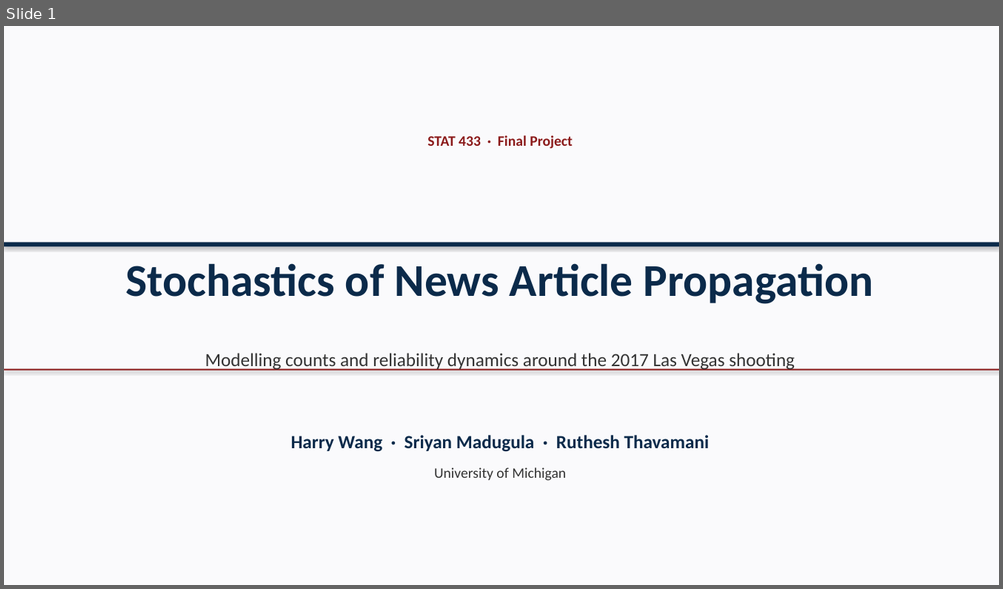
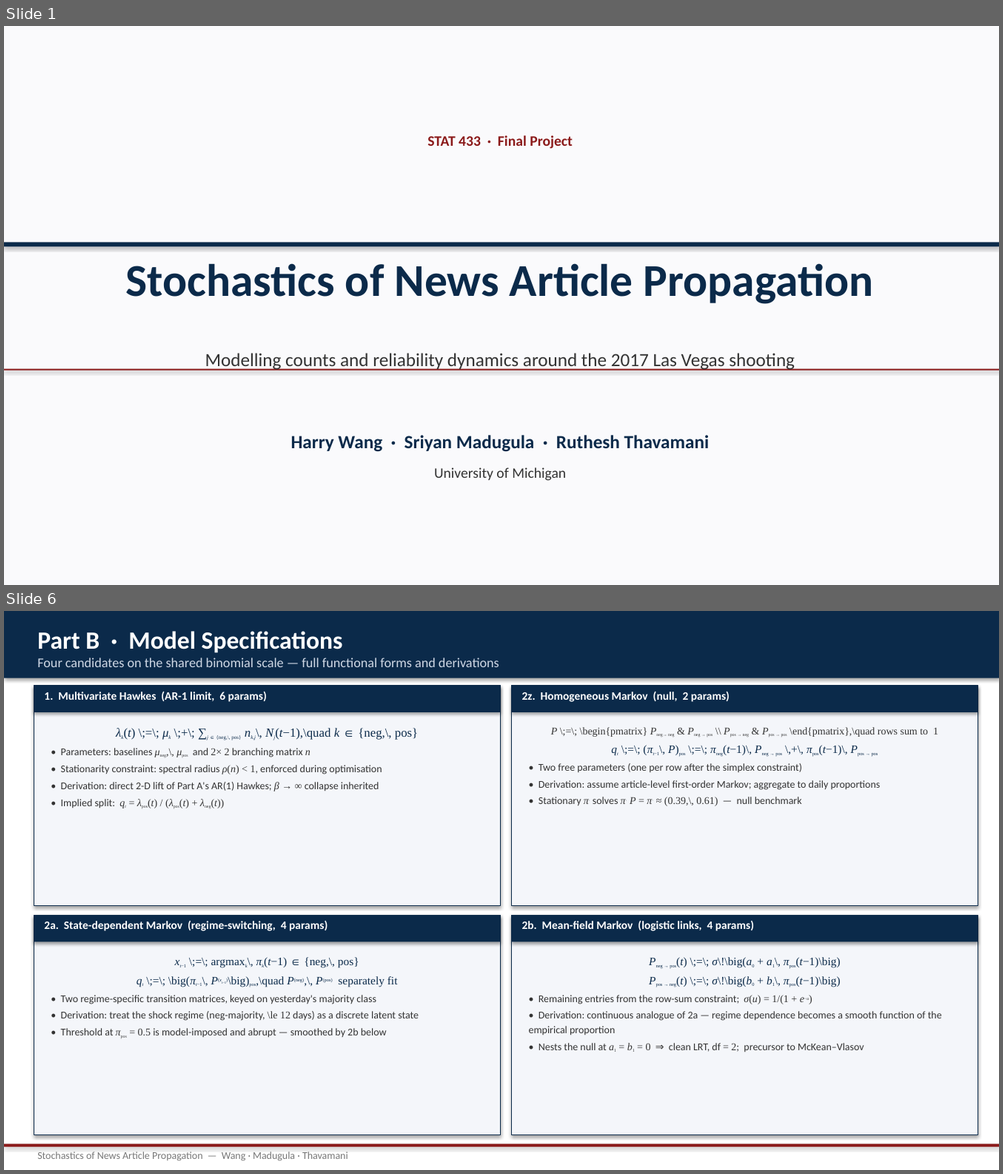
Before and after one commit to whrui720/StochasticNewsSim, a slide deck: StochasticNewsSim_presentation.pptx. Shown one above the other, each under a label of ours: slide 1 before the commit, slides 1 and 6 after it; the slides between them are not shown. The pictures are 1003x589 and 1003x1174 pixels, drawn with LibreOffice and Linux fonts; fonts in the diff are those of the drawing. Boxes give left, top, right and bottom in pixels: in the first picture for what was removed or moved away, otherwise in the second. Text is boxed around its words. In the diff, an @@ line names an element or a change of style, - is before the commit and + after.

```diff
--- a/StochasticNewsSim_presentation.pptx
+++ b/StochasticNewsSim_presentation.pptx
@@ slide 6 added at bbox=[4, 611, 999, 1170], background #FFFFFF @@
@@ rectangle added at bbox=[4, 611, 999, 678], fill #0B2A4A @@
@@ text added at bbox=[37, 631, 343, 653], 24 pt, text #FFFFFF, bold @@
+Part B · Model Specifications
@@ text added at bbox=[37, 658, 499, 667], 13 pt, text #CFD8E5 @@
+Four candidates on the shared binomial scale — full functional forms and derivations
@@ rectangle added at bbox=[34, 686, 500, 906], fill #F4F6FA, outline #0B2A4A 0.75 pt @@
@@ rectangle added at bbox=[34, 686, 500, 712], fill #0B2A4A @@
@@ text added at bbox=[44, 691, 267, 702], 11 pt, text #FFFFFF, bold @@
+1. Multivariate Hawkes (AR-1 limit, 6 params)
@@ rectangle added at bbox=[512, 686, 978, 906], fill #F4F6FA, outline #0B2A4A 0.75 pt @@
@@ rectangle added at bbox=[512, 686, 978, 712], fill #0B2A4A @@
@@ text added at bbox=[522, 691, 729, 702], 11 pt, text #FFFFFF, bold @@
+2z. Homogeneous Markov (null, 2 params)
@@ text added at bbox=[61, 728, 418, 809], 10 pt, text #333333 @@
+λk(t) \;=\; μk \;+\; ∑j ∈ {neg,\, pos} nk,j\, Nj(t−1),\quad k ∈ {neg,\, pos}
+• Parameters: baselines μneg,\, μpos and 2× 2 branching matrix n
+• Stationarity constraint: spectral radius ρ(n) < 1, enforced during optimisation
+• Derivation: direct 2-D lift of Part A's AR(1) Hawkes; β → ∞ collapse inherited
+• Implied split: qt = λpos(t) / (λpos(t) + λneg(t))
@@ text added at bbox=[538, 727, 938, 806], 10 pt, text #333333 @@
+P \;=\; \begin{pmatrix} Pneg→ neg & Pneg → pos \\ Ppos → neg & Ppos → pos \end{pmatrix},\quad rows sum to 1
+qt \;=\; (πt−1\, P)pos \;=\; πneg(t−1)\, Pneg → pos \,+\, πpos(t−1)\, Ppos → pos
+• Two free parameters (one per row after the simplex constraint)
+• Derivation: assume article-level first-order Markov; aggregate to daily proportions
+• Stationary π· solves π· P = π· ≈ (0.39,\, 0.61) — null benchmark
@@ rectangle added at bbox=[34, 915, 500, 1136], fill #F4F6FA, outline #0B2A4A 0.75 pt @@
@@ rectangle added at bbox=[34, 915, 500, 943], fill #0B2A4A @@
@@ text added at bbox=[44, 920, 327, 931], 11 pt, text #FFFFFF, bold @@
+2a. State-dependent Markov (regime-switching, 4 params)
@@ rectangle added at bbox=[512, 915, 978, 1136], fill #F4F6FA, outline #0B2A4A 0.75 pt @@
@@ rectangle added at bbox=[512, 915, 978, 943], fill #0B2A4A @@
@@ text added at bbox=[522, 920, 754, 931], 11 pt, text #FFFFFF, bold @@
+2b. Mean-field Markov (logistic links, 4 params)
@@ text added at bbox=[61, 957, 418, 1038], 10 pt, text #333333 @@
+xt−1 \;=\; argmaxk\, πk(t−1) ∈ {neg,\, pos}
+qt \;=\; \big(πt−1\, P(xt−1)\big)pos,\quad P(neg),\, P(pos) separately fit
+• Two regime-specific transition matrices, keyed on yesterday's majority class
+• Derivation: treat the shock regime (neg-majority, \le 12 days) as a discrete latent state
+• Threshold at πpos = 0.5 is model-imposed and abrupt — smoothed by 2b below
@@ text added at bbox=[529, 957, 942, 1052], 10 pt, text #333333 @@
+Pneg → pos(t) \;=\; σ\!\big(a0 + a1\, πpos(t−1)\big)
+Ppos → neg(t) \;=\; σ\!\big(b0 + b1\, πpos(t−1)\big)
+• Remaining entries from the row-sum constraint; σ(u) = 1/(1 + e−u)
+• Derivation: continuous analogue of 2a — regime dependence becomes a smooth function of the empirical proportion
+• Nests the null at a1 = b1 = 0 ⇒ clean LRT, df = 2; precursor to McKean–Vlasov
@@ rectangle added at bbox=[4, 1145, 999, 1147], fill #8B1A1A @@
@@ text added at bbox=[37, 1152, 348, 1161], 10 pt, text #777777 @@
+Stochastics of News Article Propagation — Wang · Madugula · Thavamani
```
Also in this commit, not shown: 8 slides changed, 1 other slide added, 1 slide removed, 2 other files.
